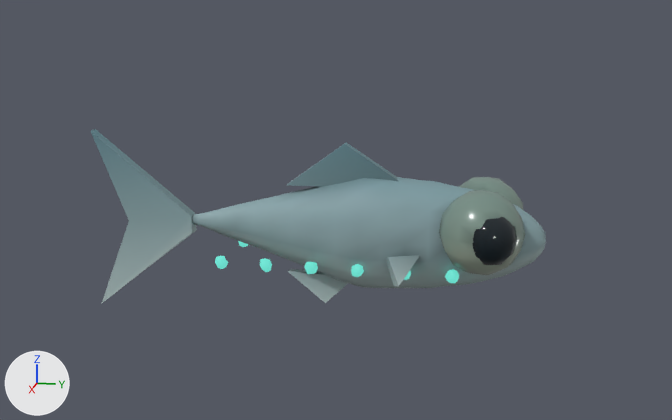
The glTF model games/drain-an-ocean/models/lantern.glb: old version first, new version second.
The view is the same before and after, from a 50 mm camera at (0.776, 0.13, 0.212) aimed at (-0.004, -0.026, 0.017). The axes (+X, +Y, +Z) are drawn at lower left. The lights are the same throughout. The first picture is the older version. Vertices at exactly the same position are counted once.

In view in the first picture: 'lantern'.
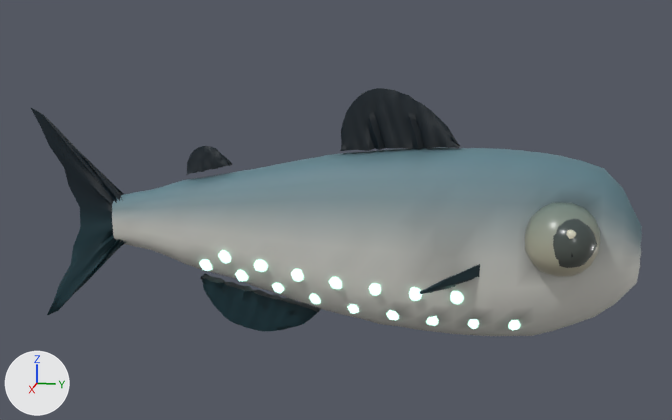
The change, as a list of edits to the scene's bpy script:
```text
Add mat_fin_dark:
    mat_fin_dark = bpy.data.materials.new('fin_dark')
    # nodes: BsdfPrincipled, Mix, OutputMaterial, VertexColor
    # colours: dark cyan #153e4b, mixed with the vertex colours
Add mat_photophore:
    mat_photophore = bpy.data.materials.new('photophore')
    # nodes: BsdfPrincipled, Mix, OutputMaterial, VertexColor
    # colours: green #c6ffe9, greyish green #99c6b4, mixed with the vertex colours
Add mat_steel:
    mat_steel = bpy.data.materials.new('steel')
    # nodes: BsdfPrincipled, Mix, OutputMaterial, VertexColor
    # colours: grey #767b76, mixed with the vertex colours
Add mat_eye_white_001:
    mat_eye_white_001 = bpy.data.materials.new('eye_white.001')
    # nodes: BsdfPrincipled, Mix, OutputMaterial, VertexColor
    # colours: grey #a29b8b, pale yellow #f3ead3, mixed with the vertex colours
Change me_sphere:
    remove me_sphere.from_pydata(...)  # 1052 vertices, 2016 faces; spans x -0.067..0.066, y -0.249..0.155, z -0.082..0.082
    add me_sphere.from_pydata(...)  # 3574 vertices, 6960 faces; spans x -0.073..0.073, y -0.309..0.231, z -0.1..0.125
    me_sphere part 1: the loose piece of 20 vertices spanning x 0.029..0.04, y 0.034..0.046, z -0.03..-0.019 is scaled about its middle by (0.635, 0.638, 0.629), then moved by (0.034, 0.131, 0.05), in mat_eye_white_001
    me_sphere part 2: the loose piece of 20 vertices spanning x 0.029..0.039, y -0.046..-0.034, z -0.031..-0.019 is scaled about its middle by (1.12, 1.02, 1.09), then moved by (-0.05, -0.1, -0.008), in mat_photophore
    me_sphere part 3: the loose piece of 20 vertices spanning x -0.04..-0.029, y -0.087..-0.074, z -0.031..-0.019 is multiplied about its middle by the matrix ((1.09, 0.024, -0.004), (-0.024, 1.089, -0.028), (0.003, 0.028, 1.09)), then moved by (0.05, -0.06, -0.008), in mat_photophore
    me_sphere part 4: the loose piece of 20 vertices spanning x 0.029..0.04, y -0.086..-0.075, z -0.031..-0.019 is multiplied about its middle by the matrix ((1.09, 0.0, 0.031), (0.001, 1.09, -0.03), (-0.031, 0.03, 1.089)), then moved by (-0.015, -0.026, -0.015), in mat_photophore
    me_sphere part 5: the loose piece of 20 vertices spanning x -0.039..-0.028, y -0.005..0.006, z -0.031..-0.019 is scaled about its middle by (1.01, 1.08, 1.1), then moved by (0.058, -0.038, -0.03), in mat_photophore
    me_sphere part 6: the loose piece of 20 vertices spanning x 0.029..0.039, y -0.046..-0.034, z -0.031..-0.019 is copied, and the copy is scaled about its middle by (1.14, 1.04, 1.08), then moved by (-0.008, 0.036, -0.035), in mat_photophore; it spans x 0.02..0.032, y -0.011..0.002, z -0.067..-0.053
    me_sphere part 7: the loose piece of 20 vertices spanning x 0.028..0.039, y -0.005..0.006, z -0.031..-0.019 is scaled about its middle by (1.05, 1.06, 1.11), then moved by (-0.062, 0.064, -0.04), in mat_photophore
    me_sphere part 8: the loose piece of 20 vertices spanning x 0.028..0.039, y -0.005..0.006, z -0.031..-0.019 is copied, and the copy is scaled about its middle by (1.03, 1.03, 1.13), then moved by (-0.006, 0.098, -0.04), in mat_photophore; it spans x 0.022..0.034, y 0.092..0.104, z -0.073..-0.059
    me_sphere part 9: the loose piece of 20 vertices spanning x 0.028..0.039, y -0.005..0.006, z -0.031..-0.019 is copied, and the copy is scaled about its middle by (0.989, 1.07, 1.08), then moved by (-0.003, -0.052, -0.007), in mat_photophore; it spans x 0.025..0.037, y -0.059..-0.046, z -0.039..-0.026
    me_sphere part 10: the loose piece of 20 vertices spanning x 0.029..0.039, y -0.046..-0.034, z -0.031..-0.019 is copied, and the copy is scaled about its middle by (1.13, 1.03, 1.07), then moved by (0.001, 0.022, -0.011), in mat_photophore; it spans x 0.028..0.041, y -0.025..-0.012, z -0.042..-0.029
    me_sphere part 11: the loose piece of 20 vertices spanning x 0.028..0.039, y -0.126..-0.114, z -0.031..-0.019 is moved by (0.003, 0.136, -0.014), in mat_photophore
    me_sphere part 12: the loose piece of 20 vertices spanning x 0.029..0.04, y 0.074..0.086, z -0.031..-0.019 is moved by (-0.072, 0.004, -0.016), in mat_photophore
    me_sphere part 13: the loose piece of 20 vertices spanning x 0.029..0.04, y 0.034..0.046, z -0.03..-0.019 is copied, and the copy is scaled about its middle by (1.12, 1.06, 1.09), then moved by (0.004, 0.044, -0.016), in mat_photophore; it spans x 0.032..0.045, y 0.078..0.091, z -0.048..-0.035
    me_sphere part 14: the loose piece of 502 vertices spanning x -0.035..0.035, y -0.17..0.155, z -0.05..0.05 is rebuilt with 698 vertices and now spans x -0.043..0.043, y -0.231..0.231, z -0.086..0.077
    me_sphere part 15: the loose piece of 52 vertices spanning x 0.025..0.066, y 0.089..0.131, z -0.01..0.033 is deleted
    me_sphere part 16: 200 vertices removed from x -0.063..0.063, y -0.249..0.137, z -0.082..0.082; 2516 vertices added at x -0.073..0.073, y -0.309..0.196, z -0.1..0.125
    other edits to the shape of me_sphere do not show in these pictures
    remove me_sphere.materials.append(mat_shoal)
    add me_sphere.materials.append(mat_fin_dark)
    add me_sphere.materials.append(mat_steel)
    add me_sphere.materials.append(mat_eye_white_001)
    add me_sphere.materials.append(mat_photophore)
```

What differs and where, as boxes [x1, y1, x2, y2] in the pictures (672 x 420 px; the box of a moved part takes in the faces that stretch with it):
'lantern', reshaped (34% wider, 42% taller): before [91, 129, 546, 303]; after [31, 88, 642, 336]
part 1 of me_sphere, moved or reshaped: before [404, 271, 411, 280]; after [566, 230, 576, 239]
part 2 of me_sphere, moved or reshaped (not visible afterwards): before [304, 262, 318, 274]
part 3 of me_sphere, moved or reshaped (not visible before): after [199, 259, 212, 271]
part 4 of me_sphere, moved or reshaped: before [260, 258, 272, 272]; after [235, 270, 248, 281]
part 5 of me_sphere, moved or reshaped (not visible before): after [309, 293, 321, 304]
part 6 of me_sphere, added: after [347, 304, 359, 314]
part 7 of me_sphere, moved or reshaped (not visible afterwards): before [351, 264, 364, 277]
part 8 of me_sphere, added: after [468, 319, 479, 329]
part 9 of me_sphere, added: after [291, 269, 303, 282]
part 10 of me_sphere, added: after [329, 277, 342, 289]
part 11 of me_sphere, moved or reshaped: before [215, 256, 228, 269]; after [369, 283, 381, 296]
part 12 of me_sphere, moved or reshaped (not visible afterwards): before [445, 269, 459, 283]
part 13 of me_sphere, added: after [450, 291, 464, 304]
part 14 of me_sphere, rebuilt (50% wider, 70% taller): before [192, 177, 546, 288]; after [112, 147, 642, 336]
part 15 of me_sphere, deleted: before [472, 217, 517, 265]
part 16 of me_sphere, built on: before [91, 129, 525, 303]; after [31, 88, 601, 331]
